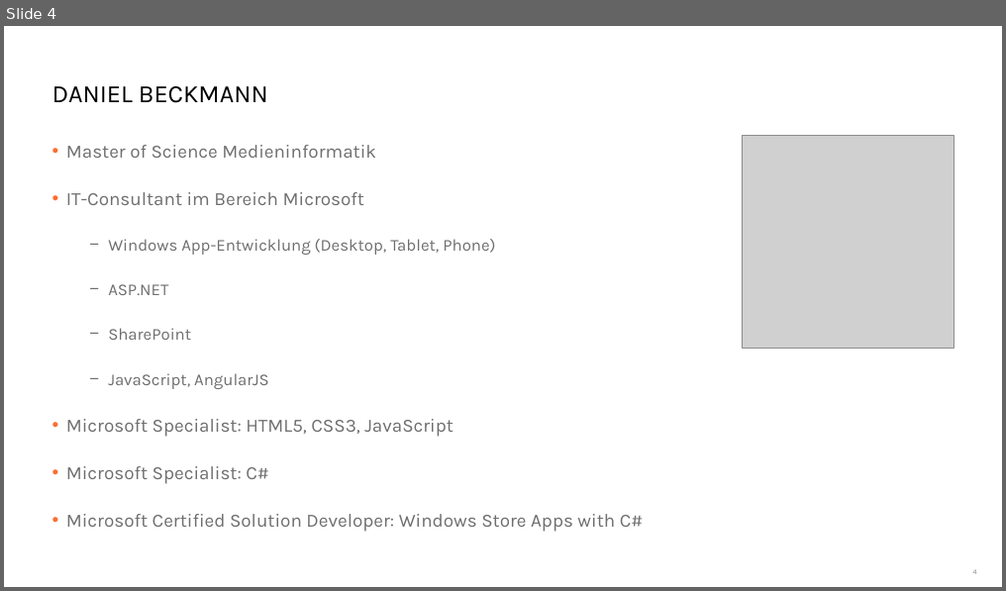
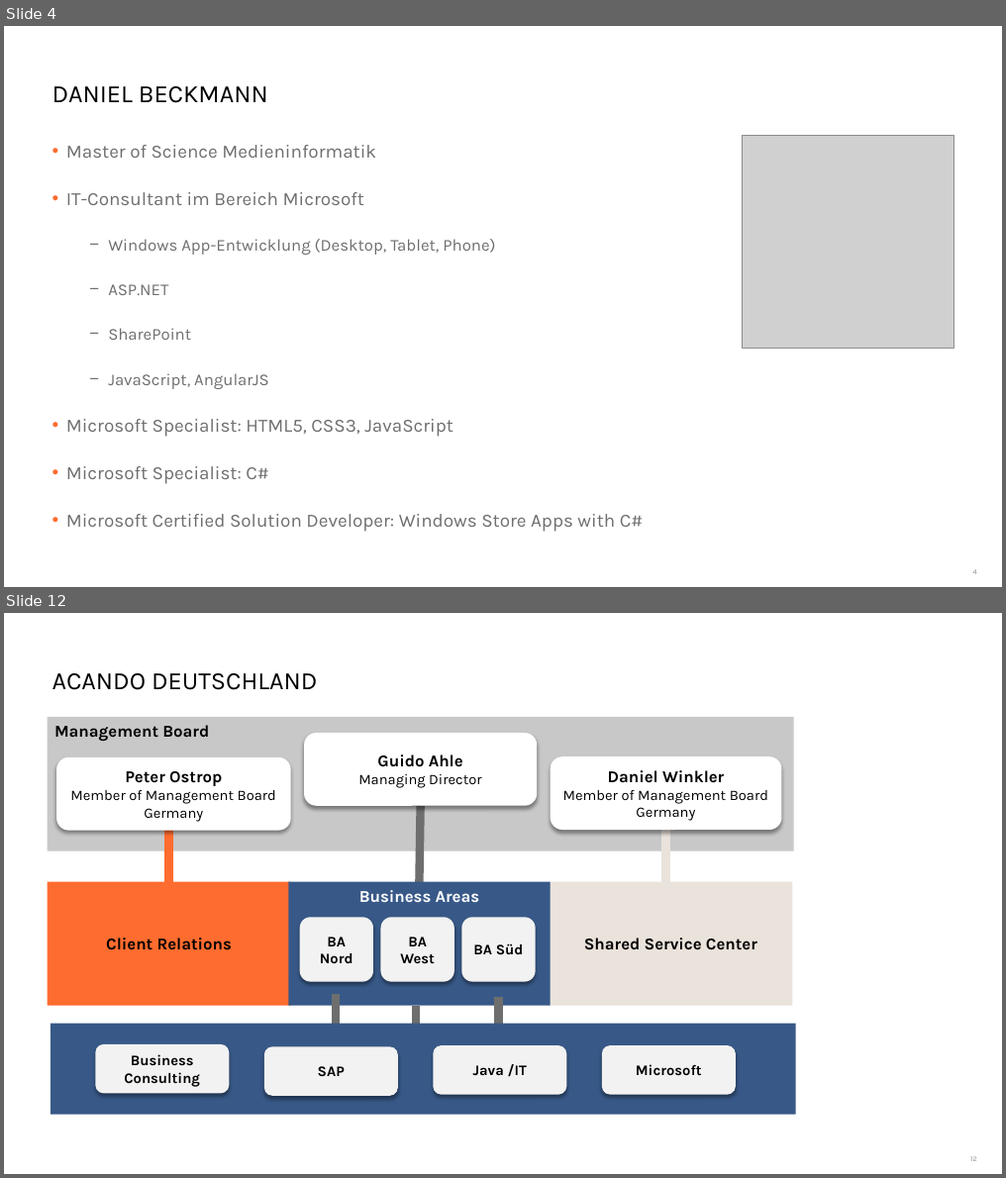
Before and after one commit to danielbeckmann/DotNETJumpStart, a slide deck: 01. Überblick/01. Jump Start Überblick.pptx. Shown one above the other, each under a label of ours: slide 4 before the commit, slides 4 and 12 after it; the slides between them are not shown. The pictures are 1006x591 and 1006x1178 pixels, drawn with LibreOffice and Linux fonts; fonts in the diff are those of the drawing; grey boxes stand for pictures; background and template pictures are left out. Boxes give left, top, right and bottom in pixels: in the first picture for what was removed or moved away, otherwise in the second. Text is boxed around its words. In the diff, an @@ line names an element or a change of style, - is before the commit and + after.

```diff
--- a/01. Überblick/01. Jump Start Überblick.pptx
+++ b/01. Überblick/01. Jump Start Überblick.pptx
@@ slide 12 added at [4, 613, 1002, 1174], background #FFFFFF @@
@@ title added at [53, 673, 318, 690], 24 pt, text #000000 @@
+ACANDO DEUTSCHLAND
@@ rectangle added at [48, 717, 794, 851], fill #C8C8C8, 16 pt, text #000000, bold @@
+Management Board
@@ rounded rectangle added at [56, 758, 291, 831], fill #FFFFFF, 14 pt, text #000000 @@
+Peter Ostrop
+Member of Management Board Germany
@@ rounded rectangle added at [304, 733, 537, 806], fill #FFFFFF, 14 pt, text #000000 @@
+Guido Ahle
+Managing Director
@@ rounded rectangle added at [550, 757, 782, 830], fill #FFFFFF, 14 pt, text #000000 @@
+Daniel Winkler
+Member of Management Board Germany
@@ line added from (419, 900) to (420, 806), #6E6E6E 8 pt @@
@@ line added from (665, 894) to (665, 806), #EAE3DB 8 pt @@
@@ line added from (168, 881) to (168, 830), #FF6C2F 8 pt @@
@@ rectangle added at [48, 881, 291, 1005], fill #FF6C2F, 16 pt, text #000000, bold @@
+Client Relations
@@ rectangle added at [288, 881, 549, 1005], fill #385988, 16 pt, text #FFFFFF, bold @@
+Business Areas
@@ rectangle added at [549, 881, 792, 1005], fill #EAE3DB, 16 pt, text #000000, bold @@
+Shared Service Center
@@ rounded rectangle added at [300, 918, 373, 982], fill #F2F2F2, 14 pt, text #000000, bold @@
+BA Nord
@@ rounded rectangle added at [380, 918, 453, 982], fill #F2F2F2, 14 pt, text #000000, bold @@
+BA West
@@ rounded rectangle added at [461, 918, 535, 982], fill #F2F2F2, 14 pt, text #000000, bold @@
+BA Süd
@@ line added from (336, 1046) to (336, 994), #6E6E6E 8 pt @@
@@ line added from (499, 1050) to (499, 998), #6E6E6E 8 pt @@
@@ rectangle added at [51, 1023, 796, 1115], fill #385988 @@
@@ line added from (416, 1051) to (416, 1006), #6E6E6E 8 pt @@
@@ rounded rectangle added at [95, 1045, 230, 1094], fill #F2F2F2, 14 pt, text #000000, bold @@
+Business
+Consulting
@@ rounded rectangle added at [264, 1048, 399, 1096], fill #F2F2F2, 14 pt, text #000000, bold @@
+SAP
@@ rounded rectangle added at [433, 1046, 567, 1095], fill #F2F2F2, 14 pt, text #000000, bold @@
+Java /IT
@@ rounded rectangle added at [602, 1046, 737, 1095], fill #F2F2F2, 14 pt, text #000000, bold @@
+Microsoft
@@ page number added at [970, 1157, 977, 1161], 7 pt, text #8C8C8C @@
+12
```
Also in this commit, not shown: 6 slides changed, 14 other slides added, 3 slides removed, 4 other files.
